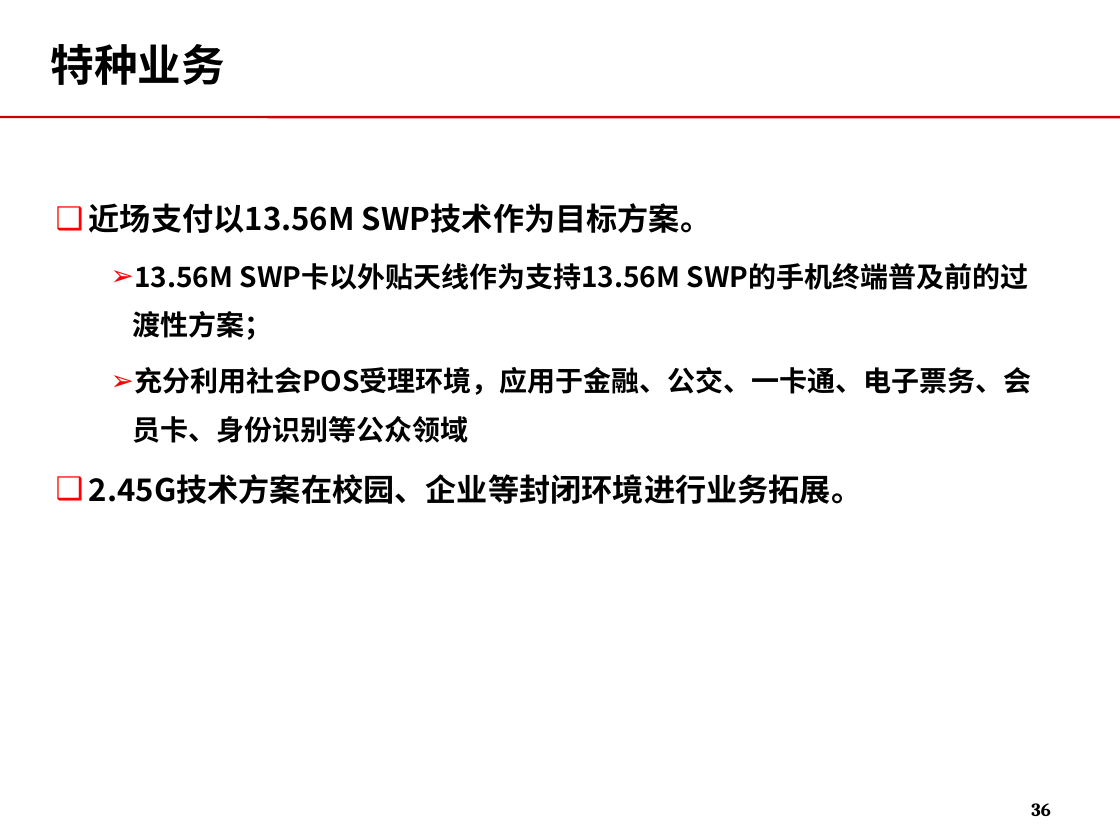
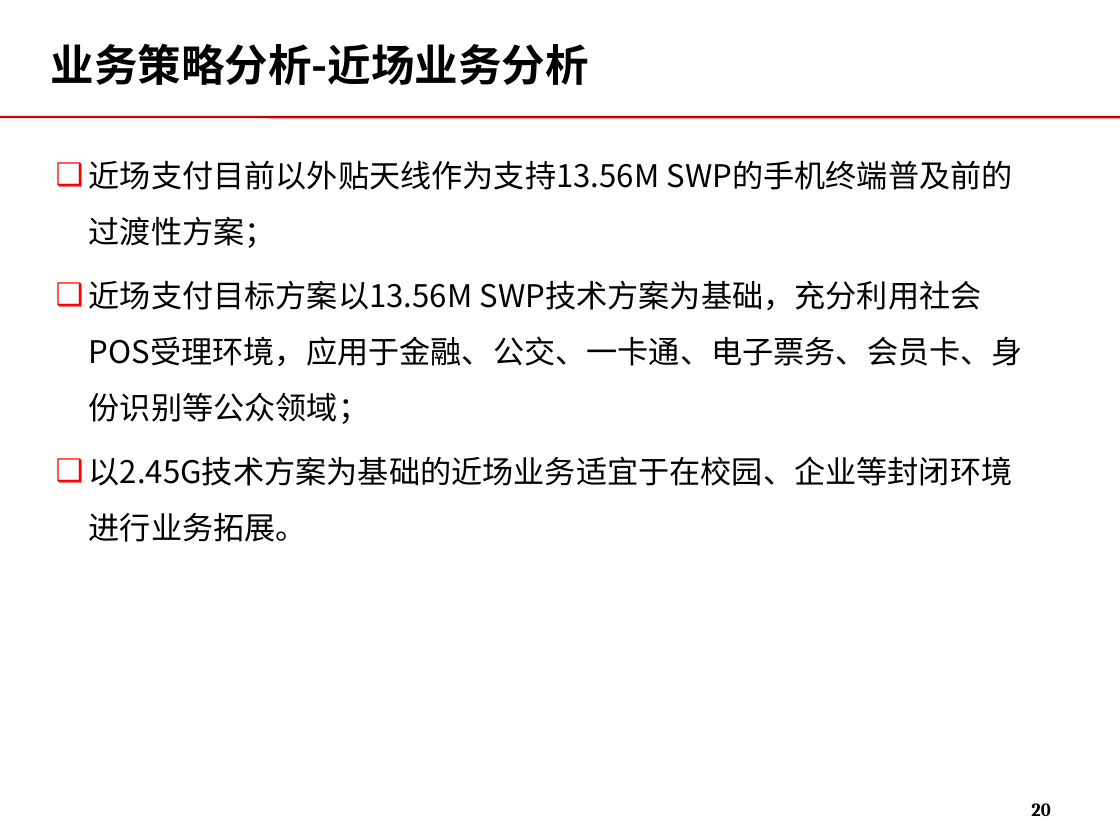
Before and after one commit to momo1101/unicardsrch, a slide deck: slide 20 of 软课题文本/软课题-中国联通电信卡业务及策略研究.ppt (slide 36 before the commit). Drawn at 1120x840 pixels with LibreOffice and Linux fonts; fonts in the diff are those of the drawing; background and template pictures are left out. Boxes give left, top, right and bottom in pixels: in the first picture for what was removed or moved away, otherwise in the second. Text is boxed around its words. In the diff, an @@ line names an element or a change of style, - is before the commit and + after.

```diff
--- a/软课题文本/软课题-中国联通电信卡业务及策略研究.ppt
+++ b/软课题文本/软课题-中国联通电信卡业务及策略研究.ppt
@@ title at (x1=51, y1=43, x2=589, y2=85): text changed @@
-特种业务
+业务策略分析-近场业务分析
@@ text at (x1=89, y1=160, x2=1023, y2=542): text changed; size 18 to 20 pt; bold off @@
-❑ 近场支付以13.56M SWP技术作为目标方案。
-  ➢ 13.56M SWP卡以外贴天线作为支持13.56M SWP的手机终端普及前的过渡性方案；
-  ➢ 充分利用社会POS受理环境，应用于金融、公交、一卡通、电子票务、会员卡、身份识别等公众领域
-❑ 2.45G技术方案在校园、企业等封闭环境进行业务拓展。
+  ❑ 近场支付目前以外贴天线作为支持13.56M SWP的手机终端普及前的过渡性方案；
+  ❑ 近场支付目标方案以13.56M SWP技术方案为基础，充分利用社会POS受理环境，应用于金融、公交、一卡通、电子票务、会员卡、身份识别等公众领域；
+  ❑ 以2.45G技术方案为基础的近场业务适宜于在校园、企业等封闭环境进行业务拓展。
@@ page number at (x1=1031, y1=803, x2=1050, y2=816): text changed @@
-36
+20
```
Also in this commit, not shown: 37 other slides changed, 3 slides added, 27 slides removed.
